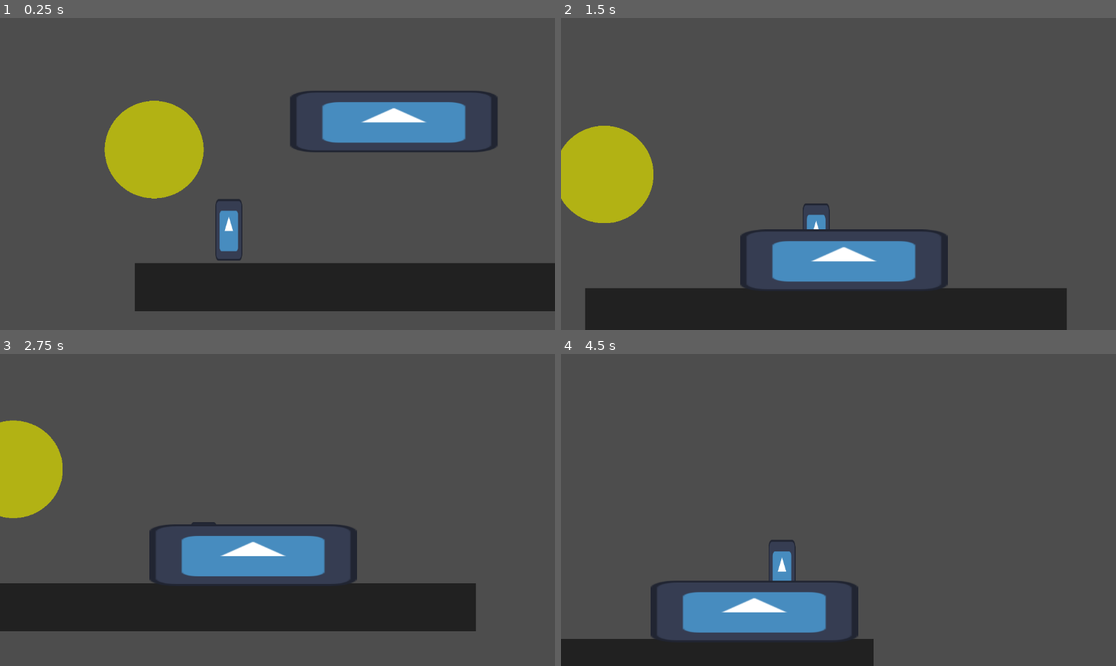
Above: before the commit, frames 1-4 (two rows, left to right).
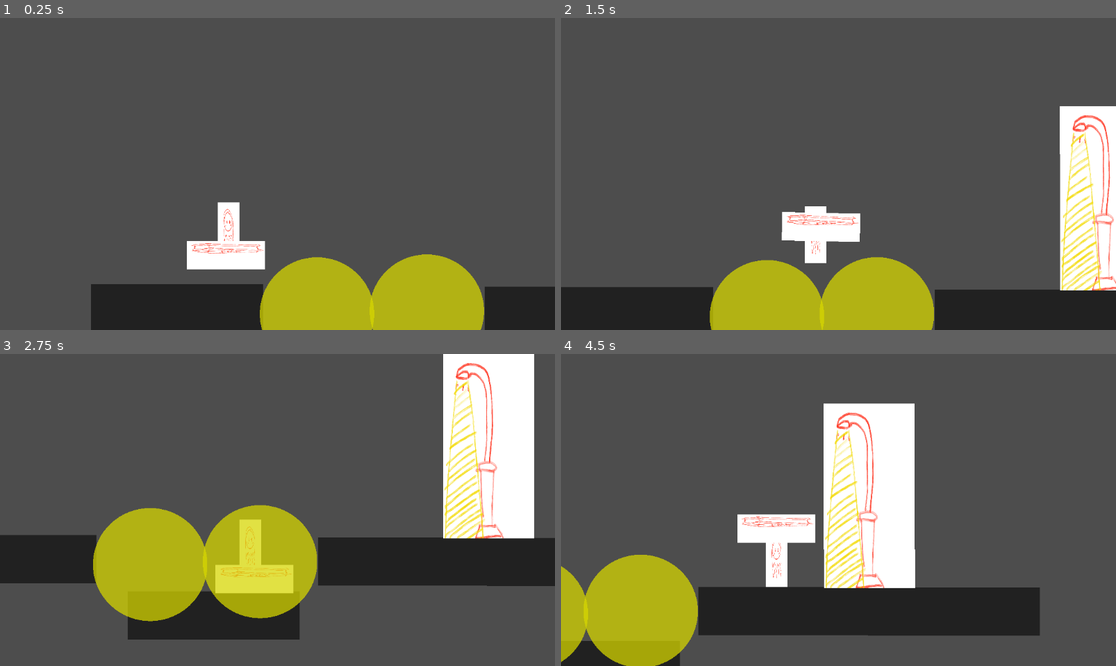
Above: after the commit, the same moments.

Repository: AidanV/Abhor-Of-Yore
Game: Godot game, scene res://scenes/world.tscn
Same seed, same stepped clock (60 frames per second), same inputs: the game is played once before the commit and once after it. The engine's default icon, where the game draws it, is replaced by a stand-in: a white triangle on a blue panel in a dark square.
Inputs:
- Up to frame 1 (0.25 s): no input
- Up to frame 2 (1.5 s): hold D (move_right) from 0.53 s (still down); tap F (interact) at 0.6, 1.35 s; tap Space (jump) at 0.77 s
- Up to frame 3 (2.75 s): tap Space (jump) at 1.52 s; release D (move_right) at 2.03 s; hold A (move_left) from 2.03 s (still down); tap F (interact) at 2.1 s
- Up to frame 4 (4.5 s): release A (move_left) at 2.78 s; hold D (move_right) 2.78-4.28 s; tap F (interact) at 2.85, 3.6, 4.35 s; tap Space (jump) at 3.02, 3.77 s; hold A (move_left) from 4.28 s (still down)

The runs differ from the first frame. In frame 1, 25% of the frame differs, in the area x 16-100%, y 23-100%; in frame 2, 24%; in frame 3, 42%, in the area x 0-100%, y 0-92%; in frame 4, 31%.

Commit message:
Added lamppost

Diff:
--- a/scenes/coffin.tscn
+++ b/scenes/coffin.tscn
@@ -1,13 +1,13 @@
 [gd_scene load_steps=5 format=3 uid="uid://bn3yqaqp5gupk"]
 
-[ext_resource type="Texture2D" uid="uid://bo2ktwcym8wxp" path="res://icon.svg" id="1_fe18d"]
 [ext_resource type="Script" uid="uid://co6msho7vw6gw" path="res://scripts/coffin.gd" id="1_o11qi"]
+[ext_resource type="Texture2D" uid="uid://kx56ne1w5sn1" path="res://assets/Coffin.png" id="2_o11qi"]
 
 [sub_resource type="RectangleShape2D" id="RectangleShape2D_fe18d"]
-size = Vector2(399, 112)
+size = Vector2(159, 56)
 
 [sub_resource type="RectangleShape2D" id="RectangleShape2D_o11qi"]
-size = Vector2(426, 127)
+size = Vector2(161.25, 57.75)
 
 [node name="Coffin" type="RigidBody2D"]
 collision_layer = 7
@@ -15,16 +15,16 @@
 script = ExtResource("1_o11qi")
 
 [node name="Sprite2D" type="Sprite2D" parent="."]
-position = Vector2(-0.500008, 0)
-scale = Vector2(3.36719, 1)
-texture = ExtResource("1_fe18d")
+position = Vector2(-1, 0.5)
+scale = Vector2(0.0791016, -0.0288086)
+texture = ExtResource("2_o11qi")
 
 [node name="CollisionShape2D" type="CollisionShape2D" parent="."]
-position = Vector2(0.5, 1)
+position = Vector2(-1, 0)
 shape = SubResource("RectangleShape2D_fe18d")
 
 [node name="Area2D" type="Area2D" parent="."]
 
 [node name="CollisionShape2D" type="CollisionShape2D" parent="Area2D"]
-position = Vector2(0, -0.5)
+position = Vector2(-0.625, 0.125)
 shape = SubResource("RectangleShape2D_o11qi")
--- /dev/null
+++ b/scenes/lamppost.tscn
@@ -0,0 +1,36 @@
+[gd_scene load_steps=6 format=3 uid="uid://b64wqsohk0j5v"]
+
+[ext_resource type="Texture2D" uid="uid://cd86x4phfjuxf" path="res://assets/Lamppost-2.png" id="1_xokbe"]
+[ext_resource type="Script" uid="uid://c72nlwrx8nlv0" path="res://scripts/light.gd" id="2_ry8vo"]
+
+[sub_resource type="QuadMesh" id="QuadMesh_ry8vo"]
+
+[sub_resource type="RectangleShape2D" id="RectangleShape2D_xokbe"]
+size = Vector2(188, 388)
+
+[sub_resource type="RectangleShape2D" id="RectangleShape2D_ry8vo"]
+size = Vector2(194, 382.5)
+
+[node name="StaticBody2D" type="StaticBody2D"]
+collision_layer = 0
+collision_mask = 0
+script = ExtResource("2_ry8vo")
+
+[node name="MeshInstance2D" type="MeshInstance2D" parent="."]
+position = Vector2(-1.49999, -191.5)
+rotation = -0.000979245
+scale = Vector2(189, -383)
+mesh = SubResource("QuadMesh_ry8vo")
+texture = ExtResource("1_xokbe")
+
+[node name="CollisionShape2D" type="CollisionShape2D" parent="."]
+position = Vector2(-1, -191)
+shape = SubResource("RectangleShape2D_xokbe")
+
+[node name="Area2D" type="Area2D" parent="."]
+
+[node name="CollisionShape2D" type="CollisionShape2D" parent="Area2D"]
+position = Vector2(-1, -194)
+shape = SubResource("RectangleShape2D_ry8vo")
+
+[connection signal="body_entered" from="Area2D" to="." method="_on_area_2d_body_entered"]
--- a/scenes/light.tscn
+++ b/scenes/light.tscn
@@ -5,10 +5,10 @@
 [sub_resource type="SphereMesh" id="SphereMesh_cur4t"]
 
 [sub_resource type="CircleShape2D" id="CircleShape2D_24oxn"]
-radius = 106.118
+radius = 75.0067
 
 [sub_resource type="CircleShape2D" id="CircleShape2D_2e2gu"]
-radius = 105.076
+radius = 92.0217
 
 [node name="Light" type="StaticBody2D"]
 collision_layer = 0
@@ -17,8 +17,8 @@
 
 [node name="MeshInstance2D" type="MeshInstance2D" parent="."]
 modulate = Color(0.839216, 0.839216, 0, 0.486275)
-position = Vector2(-9.53674e-07, 2.38419e-07)
-scale = Vector2(205.293, 202.75)
+position = Vector2(2.38419e-07, -2)
+scale = Vector2(237.8, 234.854)
 mesh = SubResource("SphereMesh_cur4t")
 
 [node name="CollisionShape2D" type="CollisionShape2D" parent="."]
--- a/scenes/player.tscn
+++ b/scenes/player.tscn
@@ -1,7 +1,7 @@
 [gd_scene load_steps=4 format=3 uid="uid://wpd6m7trg4o8"]
 
-[ext_resource type="Texture2D" uid="uid://bo2ktwcym8wxp" path="res://icon.svg" id="1_3vyb7"]
 [ext_resource type="Script" uid="uid://cc3k6575yo3er" path="res://scripts/player.gd" id="1_g2els"]
+[ext_resource type="Texture2D" uid="uid://bp3dlg6babvw8" path="res://assets/Ghost.png" id="2_g2els"]
 
 [sub_resource type="RectangleShape2D" id="RectangleShape2D_g2els"]
 size = Vector2(47, 119)
@@ -10,9 +10,9 @@
 script = ExtResource("1_g2els")
 
 [node name="Sprite2D" type="Sprite2D" parent="."]
-position = Vector2(1, -65)
-scale = Vector2(0.4375, 1)
-texture = ExtResource("1_3vyb7")
+position = Vector2(0.225739, -63.6811)
+scale = Vector2(-0.0220617, 0.0575528)
+texture = ExtResource("2_g2els")
 
 [node name="CollisionShape2D" type="CollisionShape2D" parent="."]
 position = Vector2(0.5, -63.5)
--- a/scenes/world.tscn
+++ b/scenes/world.tscn
@@ -1,15 +1,16 @@
-[gd_scene load_steps=7 format=3 uid="uid://4mi054wl5e8w"]
+[gd_scene load_steps=8 format=3 uid="uid://4mi054wl5e8w"]
 
 [ext_resource type="Script" uid="uid://b75j0wvj8pn8j" path="res://scripts/restart.gd" id="1_4wyf3"]
 [ext_resource type="PackedScene" uid="uid://wpd6m7trg4o8" path="res://scenes/player.tscn" id="1_nnsk1"]
 [ext_resource type="PackedScene" uid="uid://bn3yqaqp5gupk" path="res://scenes/coffin.tscn" id="2_rwgxs"]
 [ext_resource type="PackedScene" uid="uid://mequ40xbg6tq" path="res://scenes/light.tscn" id="4_k0juu"]
+[ext_resource type="PackedScene" uid="uid://b64wqsohk0j5v" path="res://scenes/lamppost.tscn" id="5_qfnet"]
 
 [sub_resource type="QuadMesh" id="QuadMesh_nnsk1"]
 size = Vector2(1000, 100)
 
 [sub_resource type="RectangleShape2D" id="RectangleShape2D_rwgxs"]
-size = Vector2(1002, 102)
+size = Vector2(355.75, 102)
 
 [node name="World" type="Node2D"]
 script = ExtResource("1_4wyf3")
@@ -18,21 +19,65 @@
 position = Vector2(282, 437)
 
 [node name="Platform" type="StaticBody2D" parent="."]
-position = Vector2(588, 551)
+position = Vector2(586, 545)
 collision_layer = 3
 collision_mask = 3
 
 [node name="MeshInstance2D" type="MeshInstance2D" parent="Platform"]
 modulate = Color(0.131379, 0.131379, 0.131379, 1)
+position = Vector2(-410.5, 50)
+scale = Vector2(0.357, 1)
 mesh = SubResource("QuadMesh_nnsk1")
 
 [node name="CollisionShape2D" type="CollisionShape2D" parent="Platform"]
+position = Vector2(-410, 52)
+shape = SubResource("RectangleShape2D_rwgxs")
+
+[node name="MeshInstance2D2" type="MeshInstance2D" parent="Platform"]
+modulate = Color(0.131379, 0.131379, 0.131379, 1)
+position = Vector2(406.5, 55)
+scale = Vector2(0.357, 1)
+mesh = SubResource("QuadMesh_nnsk1")
+
+[node name="CollisionShape2D2" type="CollisionShape2D" parent="Platform"]
+position = Vector2(400, 57)
+shape = SubResource("RectangleShape2D_rwgxs")
+
+[node name="MeshInstance2D3" type="MeshInstance2D" parent="Platform"]
+modulate = Color(0.131379, 0.131379, 0.131379, 1)
+position = Vector2(11.5, 167)
+scale = Vector2(0.357, 1)
+mesh = SubResource("QuadMesh_nnsk1")
+
+[node name="CollisionShape2D3" type="CollisionShape2D" parent="Platform"]
+position = Vector2(10.25, 169)
+shape = SubResource("RectangleShape2D_rwgxs")
+
+[node name="MeshInstance2D4" type="MeshInstance2D" parent="Platform"]
+modulate = Color(0.131379, 0.131379, 0.131379, 1)
+position = Vector2(758, 56)
+scale = Vector2(0.357, 1)
+mesh = SubResource("QuadMesh_nnsk1")
+
+[node name="CollisionShape2D4" type="CollisionShape2D" parent="Platform"]
+position = Vector2(756, 57)
 shape = SubResource("RectangleShape2D_rwgxs")
 
 [node name="Coffin" parent="." instance=ExtResource("2_rwgxs")]
-position = Vector2(626, 192)
+position = Vector2(278, 469)
 collision_layer = 2
 collision_mask = 2
 
 [node name="Light" parent="." instance=ExtResource("4_k0juu")]
-position = Vector2(128, 265)
+position = Vector2(466, 608)
+
+[node name="StaticBody2D" parent="." instance=ExtResource("5_qfnet")]
+position = Vector2(1170, 552)
+
+[node name="Light2" parent="." instance=ExtResource("4_k0juu")]
+position = Vector2(694, 602)
+
+[node name="Platform2" type="StaticBody2D" parent="."]
+position = Vector2(1403, 550)
+collision_layer = 3
+collision_mask = 3
--- a/scripts/light.gd
+++ b/scripts/light.gd
@@ -4,4 +4,7 @@
 
 func _on_area_2d_body_entered(body: Node2D) -> void:
 	if body.name == "Player":
-		body.global_position = get_node("../Coffin").global_position
+		if get_node("../Player").canPick == false:
+			get_tree().reload_current_scene()
+		else:
+			body.global_position = get_node("../Coffin").global_position
Not shown, added: assets/Coffin.png.import
Not shown, added: assets/Credits.png.import
Not shown, added: assets/Cutscene1-1.png.import
Not shown, added: assets/Cutscene1-10.png.import
Not shown, added: assets/Cutscene1-11.png.import
Not shown, added: assets/Cutscene1-2.png.import
Not shown, added: assets/Cutscene1-3.png.import
Not shown, added: assets/Cutscene1-4.png.import
Not shown, added: assets/Cutscene1-5.png.import
Not shown, added: assets/Cutscene1-6.png.import
Not shown, added: assets/Cutscene1-7.png.import
Not shown, added: assets/Cutscene1-8.png.import
(and 9 more such lines)
